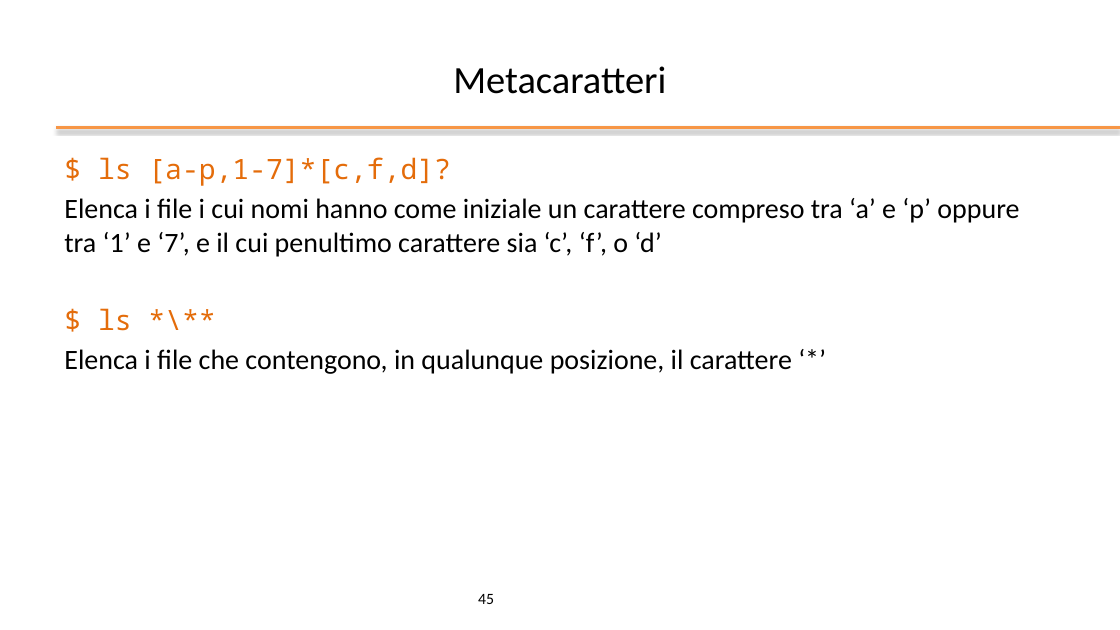
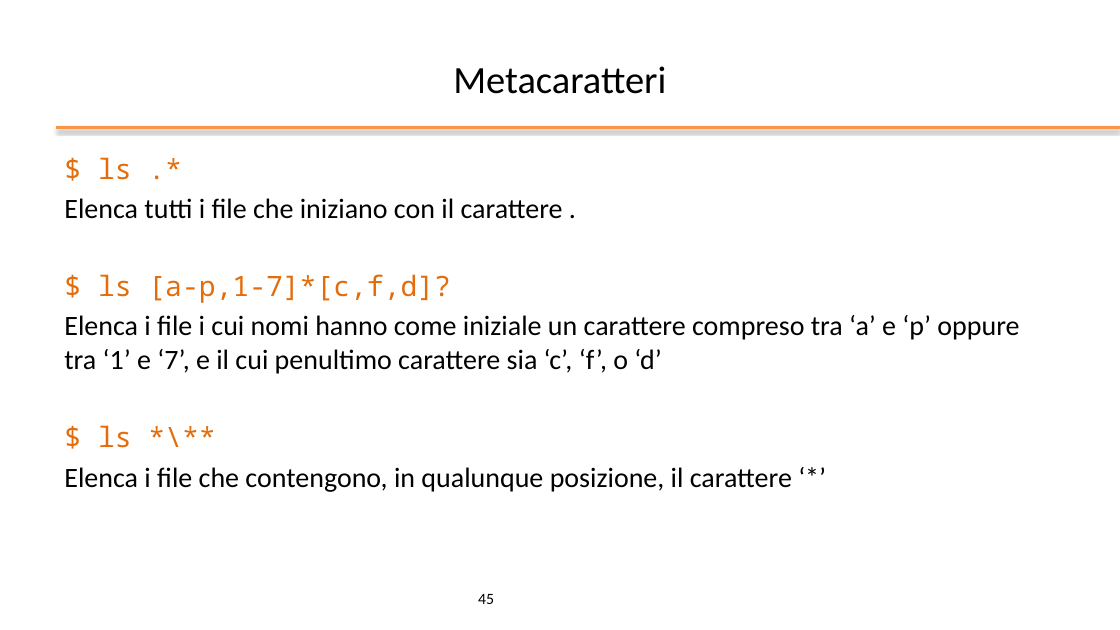
Before and after one commit to gabricatta7/operatingsystemsbsc, a slide deck: slide 45 of bash/slides/ppt/02 - Bash Shell.pptx. Drawn at 1120x630 pixels with LibreOffice and Linux fonts; fonts in the diff are those of the drawing; background and template pictures are left out. Boxes give left, top, right and bottom in pixels: in the first picture for what was removed or moved away, otherwise in the second. Text is boxed around its words. In the diff, an @@ line names an element or a change of style, - is before the commit and + after.

```diff
--- a/bash/slides/ppt/02 - Bash Shell.pptx
+++ b/bash/slides/ppt/02 - Bash Shell.pptx
@@ text at [64,157,563,219]: paragraphs added @@
+$ ls .*
+Elenca tutti i file che iniziano con il carattere .
```
Also in this commit, not shown: 9 other slides changed, 2 other files.
